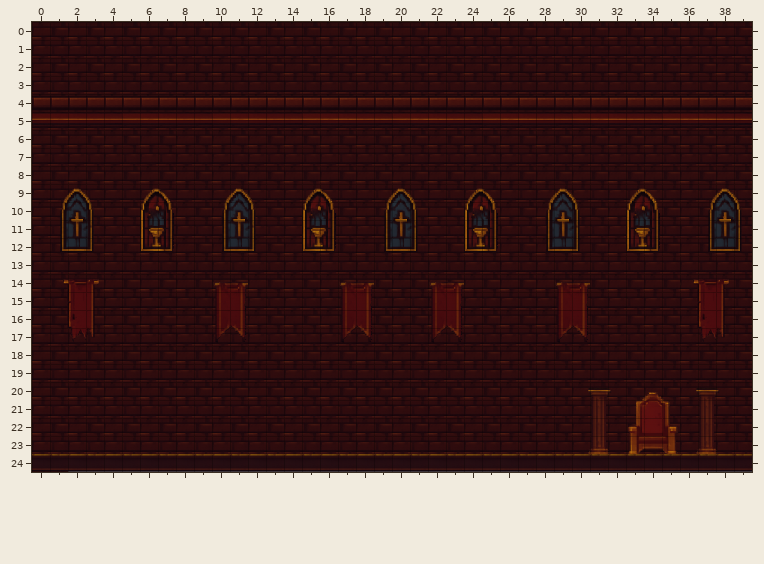
Tiled map, stored at phaser/assets/finalmap.tmx. Above is the file before it was changed.
Cells are 32x32 px. Shown: x 0..39, y 0..24. The commit also replaced the tileset; all pictures use the new one.
Now the later version:
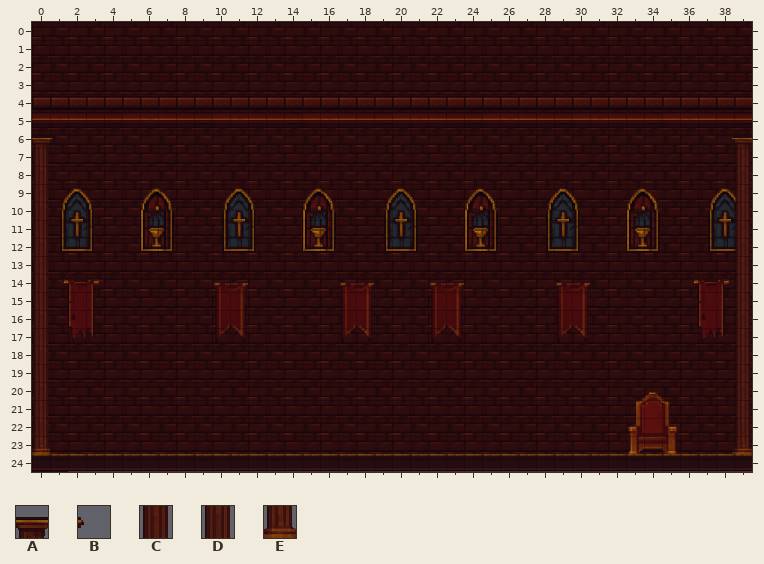
Key: from "map4_tileset": A 73, B 74, C 89, D 105, E 121.
_ is an empty cell.
Tiles replaced or removed in this view: A, B, C, D, E.
Changes in this commit:
Changed rows in their new state; . is an unchanged cell.
Layer "calque_background":
first column x 31:
20 __....__
21 _....._.
22 _....._.
23 _....._.
Layer "calque_plateformes":
first column x 0:
 6 A......................................A
 7 C......................................C
 8 D......................................D
 9 C......................................C
10 D......................................D
11 C......................................C
12 D......................................D
13 C......................................C
14 D......................................D
15 C......................................C
16 D......................................D
17 C......................................C
18 D......................................D
19 C......................................C
20 D......................................D
21 C......................................C
22 D......................................D
23 E......................................E
Pixel boxes of the changes (left, top, right, bottom) in both pictures:
added: (32, 136, 50, 454)
changed: (698, 136, 752, 454)
removed: (590, 388, 611, 454)
